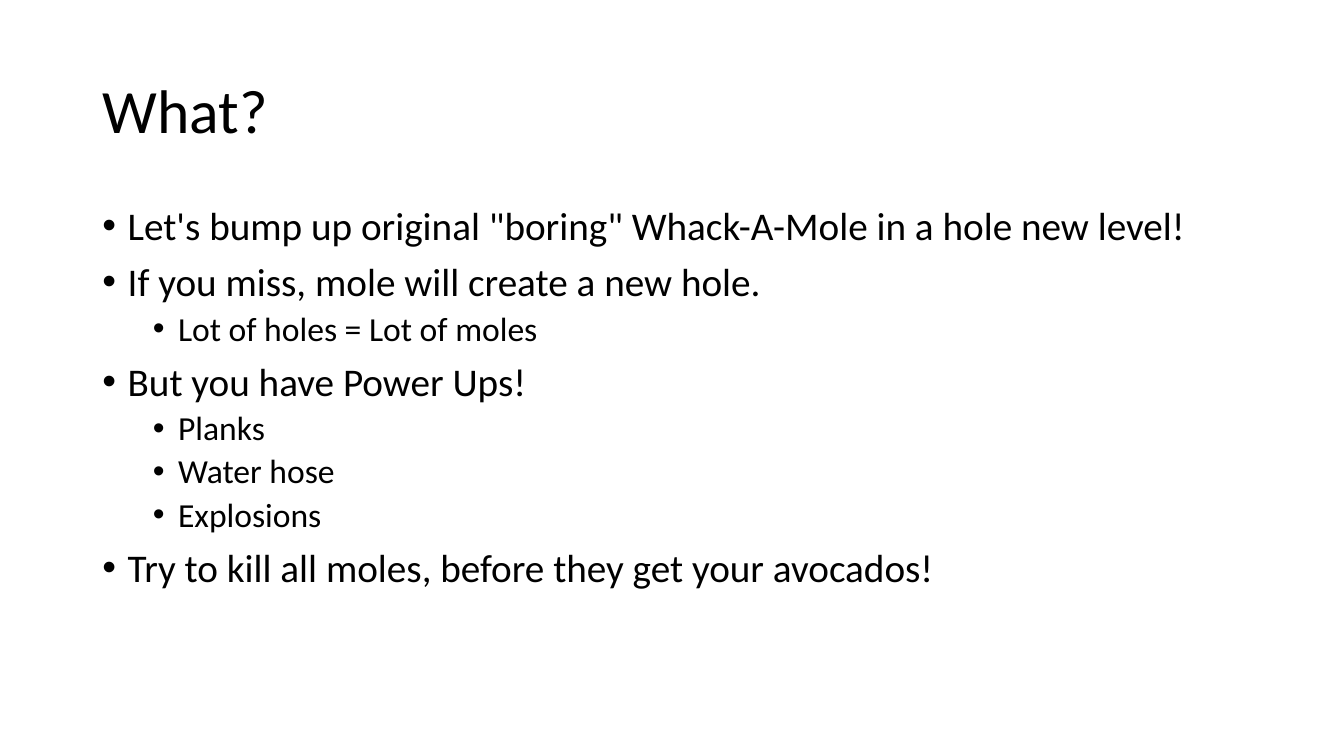
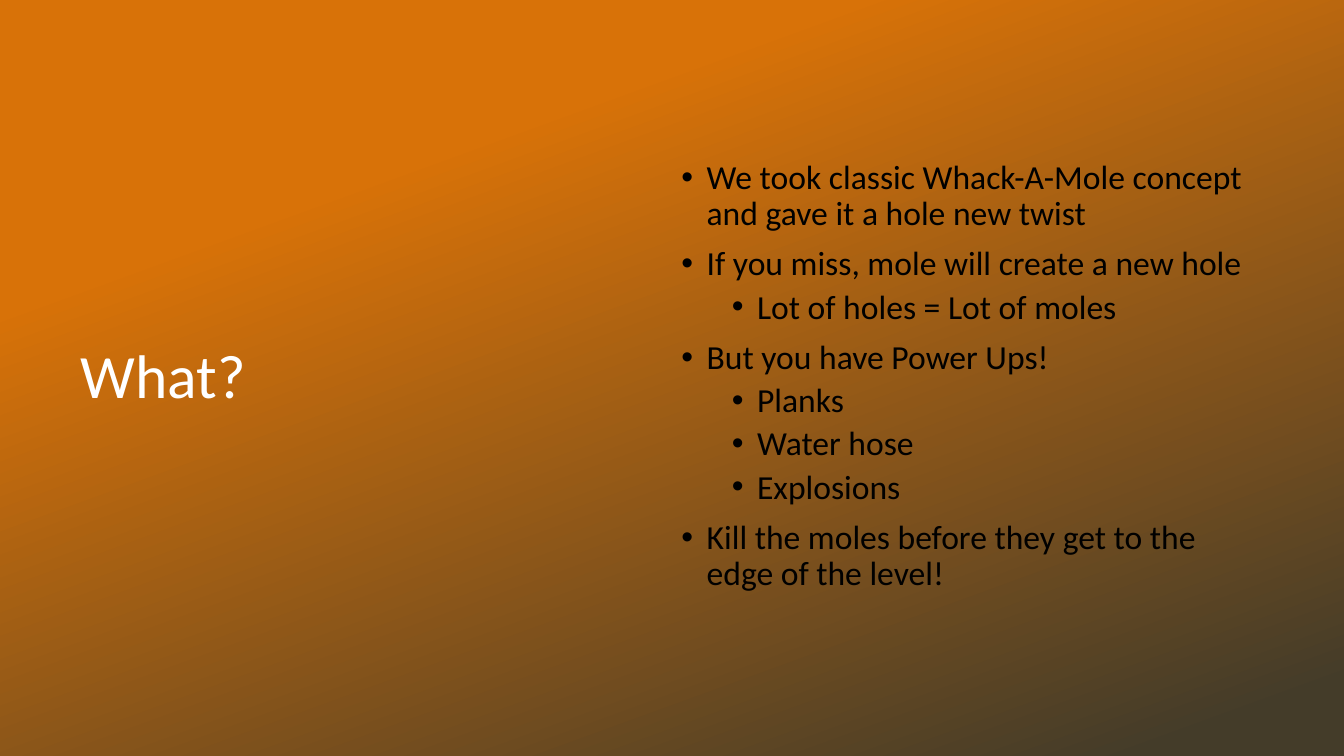
Before and after one commit to L5478/JamDev, a slide deck: slide 3 of Quack-A-Moley.pptx. Drawn at 1344x756 pixels with LibreOffice and Linux fonts; fonts in the diff are those of the drawing; background and template pictures are left out. Boxes give left, top, right and bottom in pixels: in the first picture for what was removed or moved away, otherwise in the second. Text is boxed around its words. In the diff, an @@ line names an element or a change of style, - is before the commit and + after.

```diff
--- a/Quack-A-Moley.pptx
+++ b/Quack-A-Moley.pptx
@@ rectangle added at [0,0,1344,756], fill gradient #D87208 to #443C29 @@
@@ text "We took classic Whack-A-Mole concept ...": place and size @@
-text "We took classic Whack-A-Mole concept ..." at [128,212,1185,589]
+text "We took classic Whack-A-Mole concept ..." at [707,165,1242,591]
@@ text "We took classic Whack-A-Mole concept ..." at [707,165,1242,591]: vertical alignment top to middle @@
@@ text at [707,165,1242,281]: text changed; size 28 to 24 pt @@
-• Let's bump up original "boring" Whack-A-Mole in a hole new level!
-• If you miss, mole will create a new hole.
+• We took classic Whack-A-Mole concept and gave it a hole new twist
+• If you miss, mole will create a new hole
@@ title "What?": place and size @@
-title "What?" at [102,90,267,134]
+title "What?" at [81,355,246,399]
@@ title "What?" at [81,355,246,399]: text colour #000000 to #FFFFFF @@
@@ text at [707,345,1048,375]: size 28 to 24 pt in "But you have Power Ups!" @@
@@ text at [707,525,1196,591]: text changed; size 28 to 24 pt @@
-• Try to kill all moles, before they get your avocados!
+• Kill the moles before they get to the edge of the level!
```
Also in this commit, not shown: 4 other slides changed.
